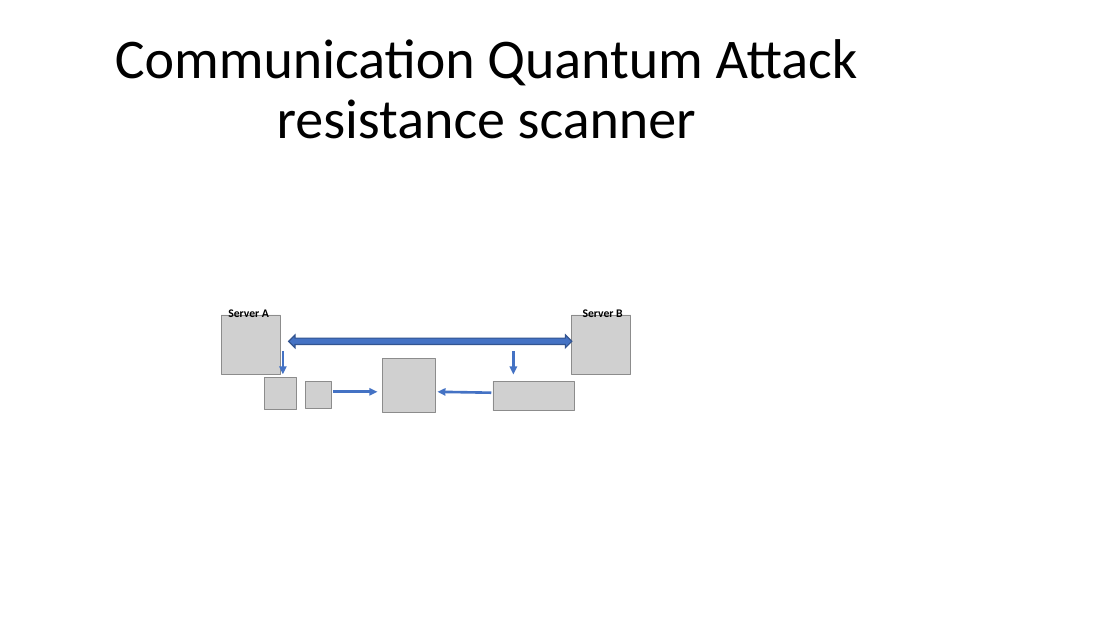
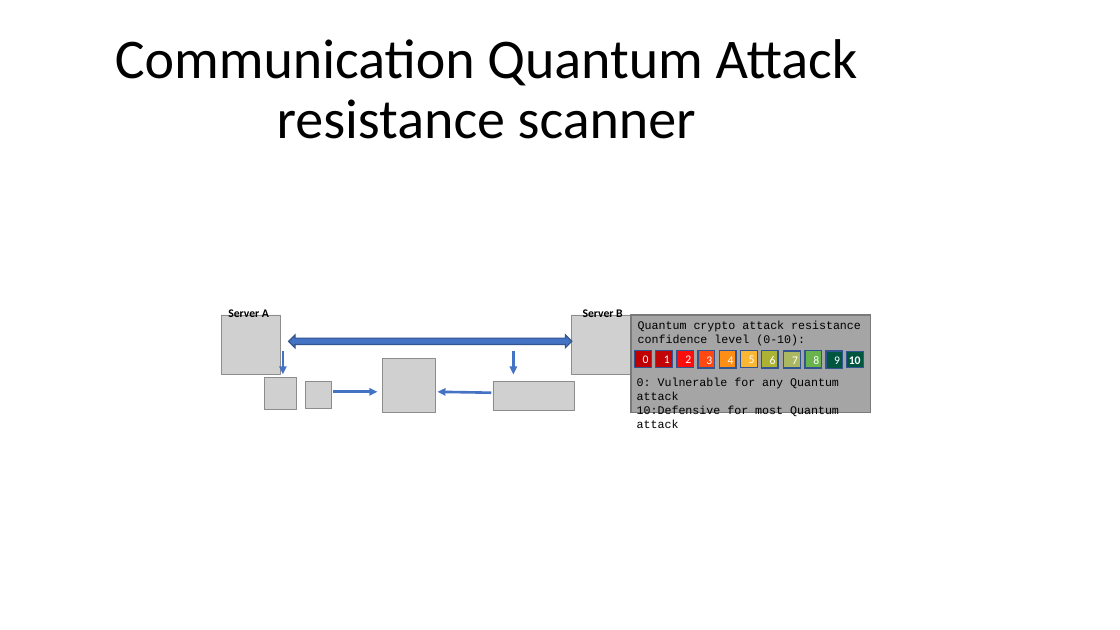
Before and after one commit to LiuYuancheng/Network_PQC_Attack_Resistance_Evaluator, a slide deck: slide 4 of doc/DesignDoc.pptx. Drawn at 1120x630 pixels with LibreOffice and Linux fonts; fonts in the diff are those of the drawing; grey boxes stand for pictures. Boxes give left, top, right and bottom in pixels: in the first picture for what was removed or moved away, otherwise in the second. Text is boxed around its words. In the diff, an @@ line names an element or a change of style, - is before the commit and + after.

```diff
--- a/doc/DesignDoc.pptx
+++ b/doc/DesignDoc.pptx
@@ rectangle added at [631,315,870,413], fill #A5A5A5, outline #7A7A7A 1 pt @@
@@ text added at [638,321,861,346], 10 pt, text #000000 @@
+Quantum crypto attack resistance confidence level (0-10):
@@ rectangle added at [634,351,651,368], fill #C00000, outline #325491 1 pt, 10 pt, text #FFFFFF @@
+0
@@ rectangle added at [656,351,673,368], fill #C20507, outline #325491 1 pt, 10 pt, text #FFFFFF @@
+1
@@ rectangle added at [677,351,694,368], fill #FF0D0D, outline #325491 1 pt, 10 pt, text #FFFFFF @@
+2
@@ rectangle added at [698,351,715,368], fill #FF4911, outline #325491 1 pt, 10 pt, text #FFFFFF @@
+3
@@ rectangle added at [719,351,736,368], fill #FF8E15, outline #325491 1 pt, 10 pt, text #FFFFFF @@
+4
@@ rectangle added at [741,351,758,368], fill #FAB733, outline #325491 1 pt, 10 pt, text #FFFFFF @@
+5
@@ rectangle added at [761,351,778,368], fill #ACB334, outline #325491 1 pt, 10 pt, text #FFFFFF @@
+6
@@ rectangle added at [784,351,801,368], fill #ACB761, outline #325491 1 pt, 10 pt, text #FFFFFF @@
+7
@@ rectangle added at [805,351,822,368], fill #69B34C, outline #325491 1 pt, 10 pt, text #FFFFFF @@
+8
@@ rectangle added at [826,351,843,368], fill #00563F, outline #325491 1 pt, 10 pt, text #FFFFFF @@
+9
@@ rectangle added at [847,351,864,368], fill #00563F, outline #325491 1 pt @@
@@ text added at [849,356,861,364], 10 pt, text #FFFFFF, bold @@
+10
@@ text added at [637,378,839,428], 10 pt, text #000000 @@
+0: Vulnerable for any Quantum attack
+10:Defensive for most Quantum attack
```
Also in this commit, not shown: 4 other files.
